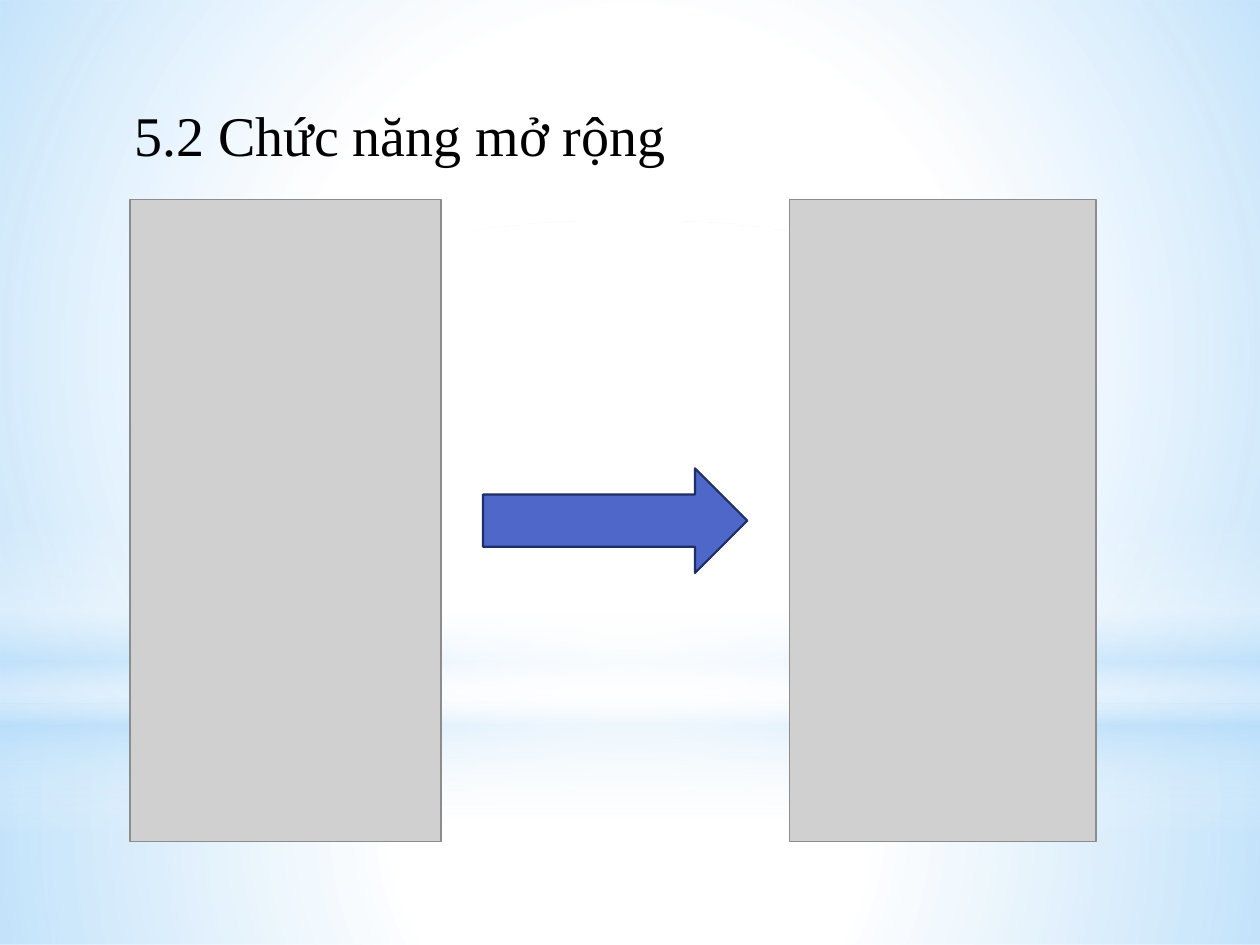
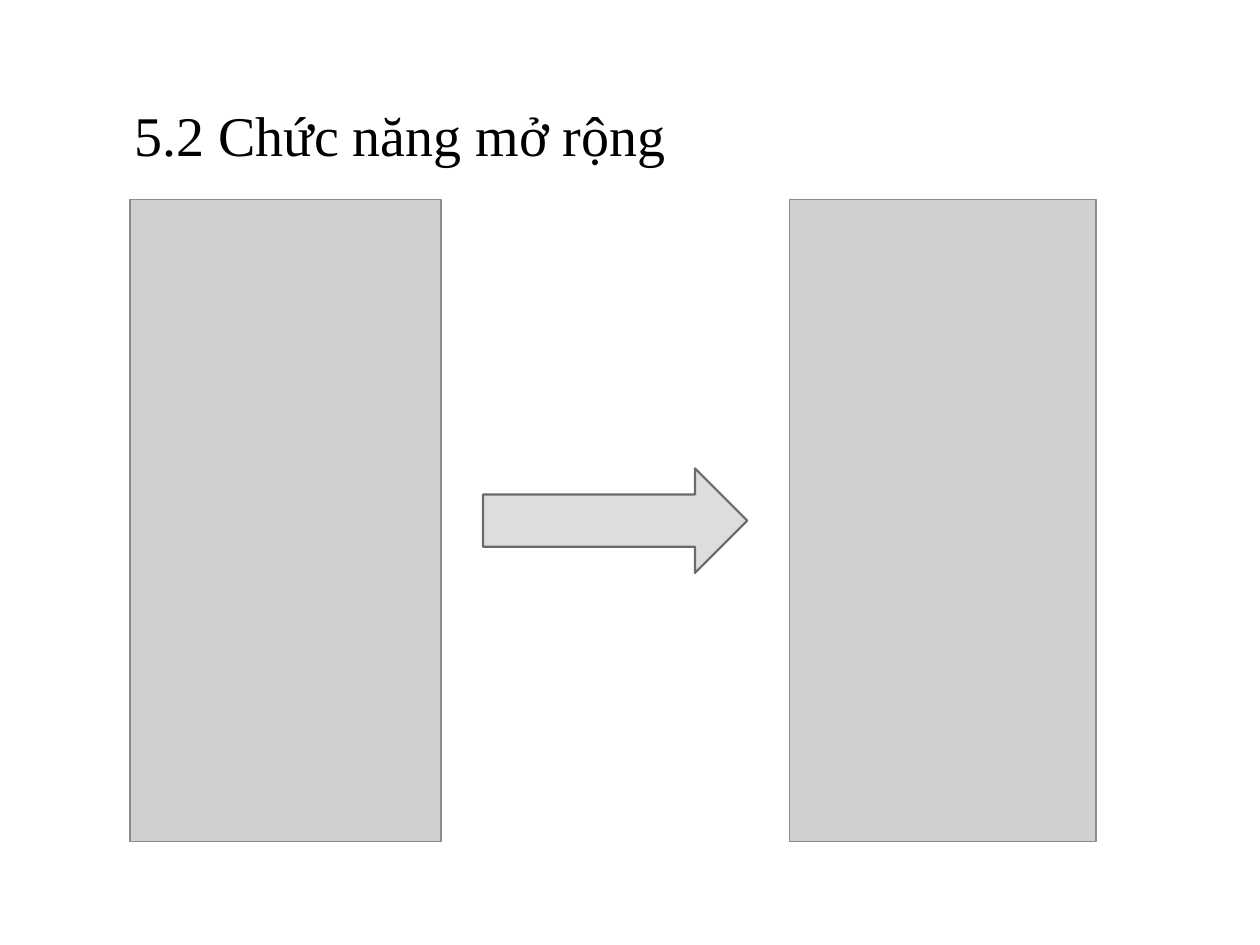
Before and after one commit to Toi223/NhomDT, a slide deck: slide 13 of LẬP TRÌNH MOBILE CROSS-PLATFORM VỚI XAMARIN.pptx. Drawn at 1260x945 pixels with LibreOffice and Linux fonts; fonts in the diff are those of the drawing; grey boxes stand for pictures; background and template pictures are left out. Boxes give left, top, right and bottom in pixels: in the first picture for what was removed or moved away, otherwise in the second. Text is boxed around its words. In the diff, an @@ line names an element or a change of style, - is before the commit and + after.

```diff
--- a/LẬP TRÌNH MOBILE CROSS-PLATFORM VỚI XAMARIN.pptx
+++ b/LẬP TRÌNH MOBILE CROSS-PLATFORM VỚI XAMARIN.pptx
@@ rectangle removed at (x1=0, y1=0, x2=1260, y2=703) @@
@@ ellipse removed at (x1=0, y1=220, x2=1260, y2=924) @@
@@ right arrow at (x1=483, y1=469, x2=747, y2=573): fill #4E67C8 to #DDDDDD; outline #1F2E69 1.25 pt to #6C6C6C 1.25 pt @@
@@ rectangle removed at (x1=0, y1=519, x2=1260, y2=834) @@
@@ rectangle removed at (x1=0, y1=703, x2=1260, y2=945) @@
```
Also in this commit, not shown: 11 other slides changed, 2 slides added, 2 slides removed.
